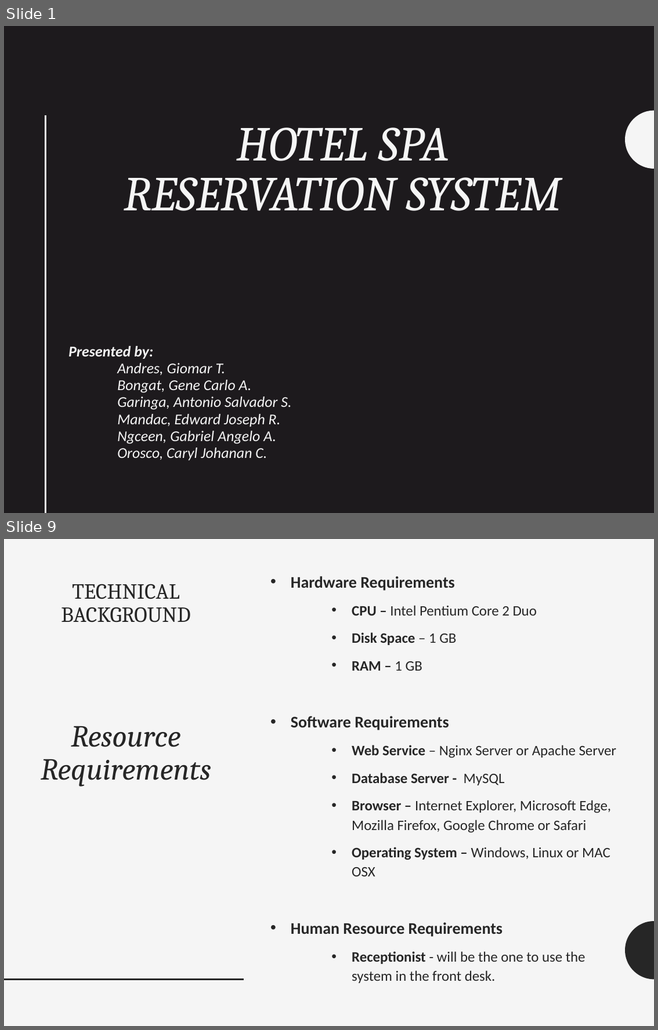
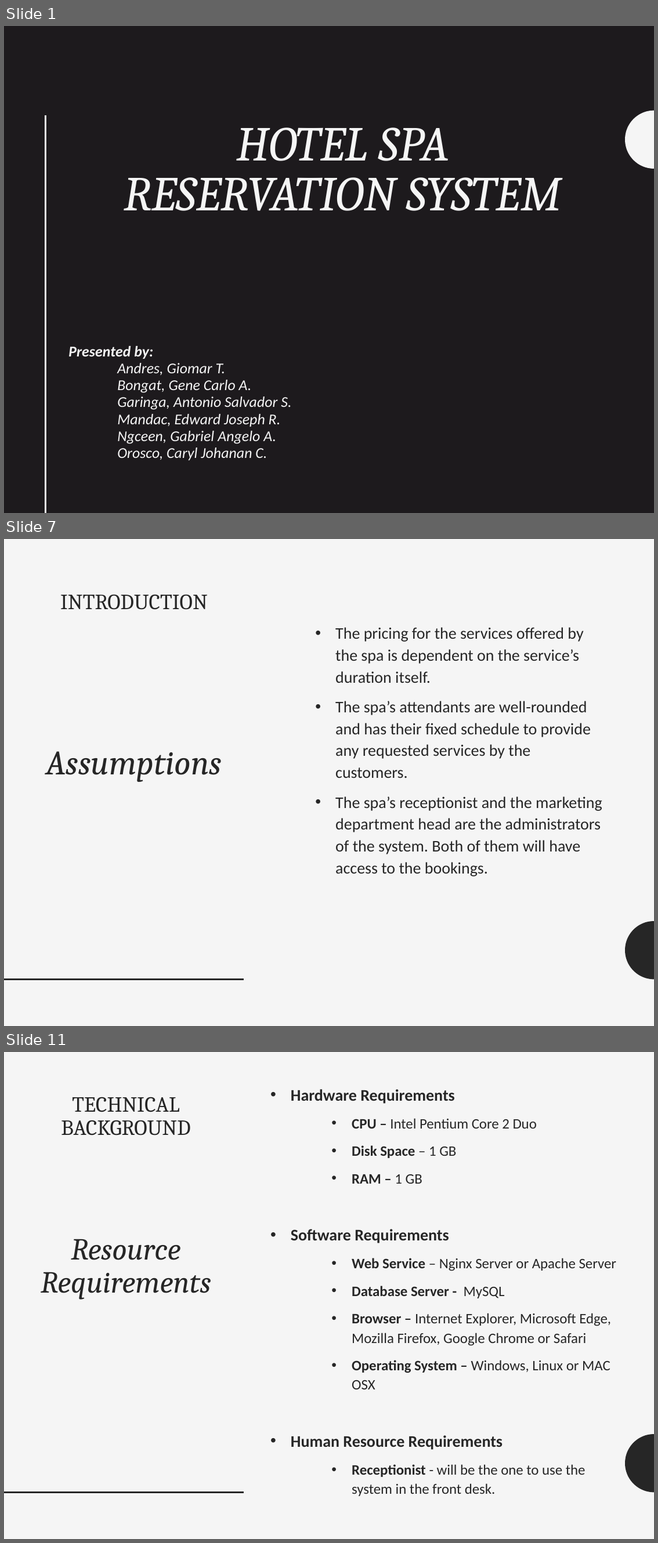
Before and after one commit to seans888/H-Spa, a slide deck: Documents/Final Document/Hotel-Spa-Reservation-System.pptx. Shown one above the other, each under a label of ours: slides 1 and 9 before the commit, slides 1, 7 and 11 after it; the slides between them are not shown. The pictures are 658x1030 and 658x1543 pixels, drawn with LibreOffice and Linux fonts; fonts in the diff are those of the drawing. Boxes give left, top, right and bottom in pixels: in the first picture for what was removed or moved away, otherwise in the second. Text is boxed around its words. In the diff, an @@ line names an element or a change of style, - is before the commit and + after.

```diff
--- a/Documents/Final Document/Hotel-Spa-Reservation-System.pptx
+++ b/Documents/Final Document/Hotel-Spa-Reservation-System.pptx
@@ slide 7 added at [4,539,654,1026], background #F5F5F5; not listed: 2 template elements that a slide beside it also shows @@
@@ title added at [46,594,222,782], 24 pt, text #262626 @@
+INTRODUCTION
+Assumptions
@@ text added at [335,627,602,877], 18 pt, text #262626 @@
+  • The pricing for the services offered by the spa is dependent on the service’s duration itself.
+  • The spa’s attendants are well-rounded and has their fixed schedule to provide any requested services by the customers.
+  • The spa’s receptionist and the marketing department head are the administrators of the system. Both of them will have access to the bookings.
@@ what was slide 9 is now slide 11 @@
```
Also in this commit, not shown: 8 slides changed, 1 other slide added, 2 other files.
